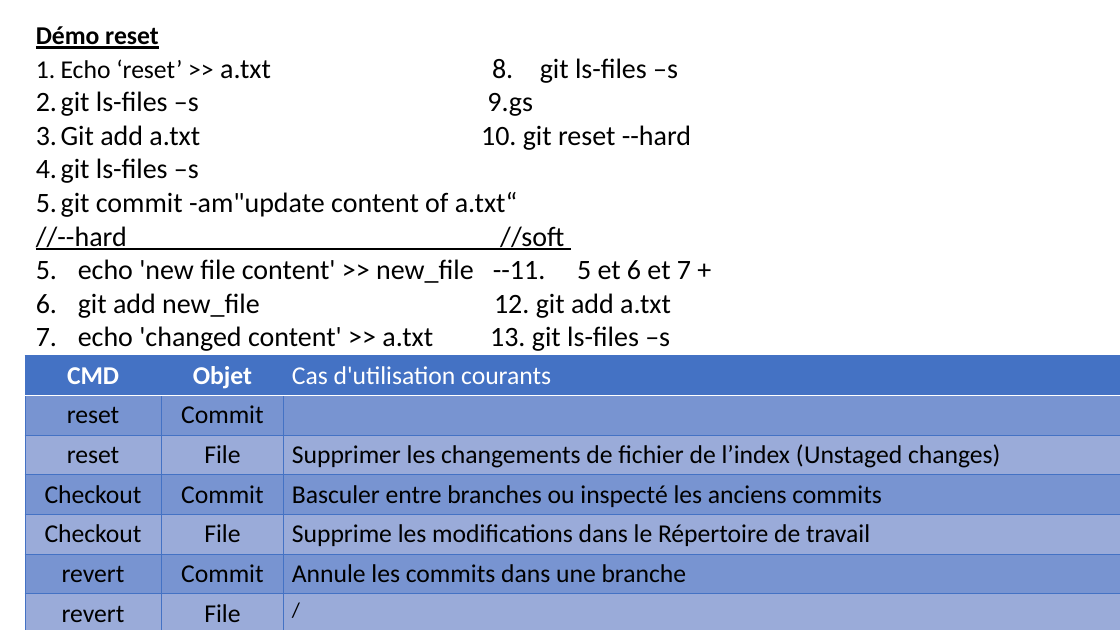
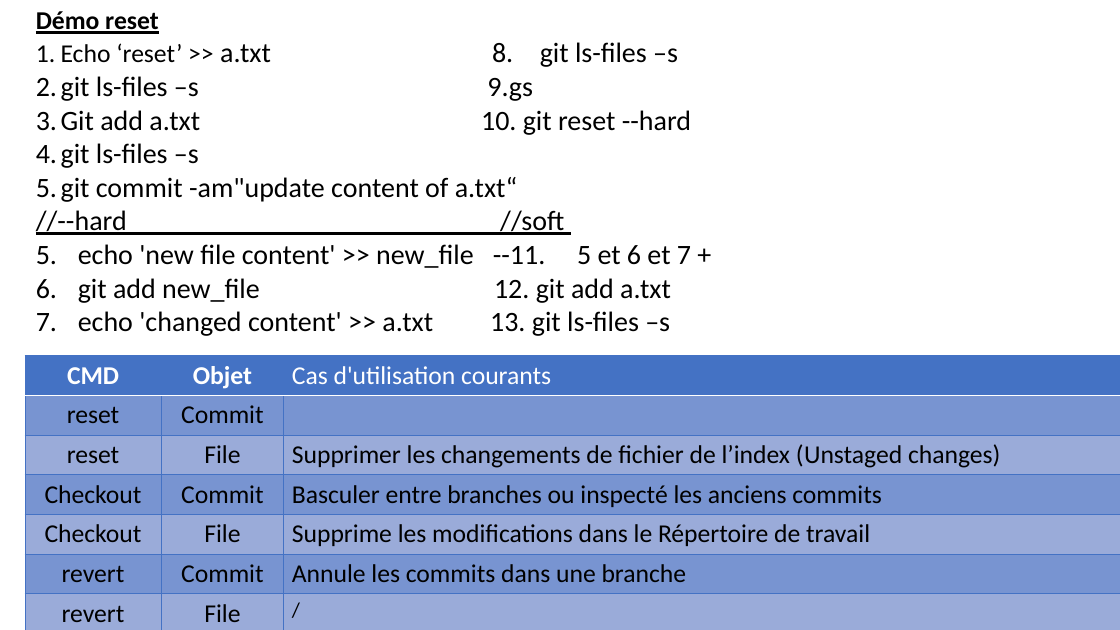
Before and after one commit to belakebiboussad/form, a slide deck: slide 34 of Formation Git.pptx (slide 33 before the commit). Drawn at 1120x630 pixels with LibreOffice and Linux fonts; fonts in the diff are those of the drawing. Boxes give left, top, right and bottom in pixels: in the first picture for what was removed or moved away, otherwise in the second. Text is boxed around its words. In the diff, an @@ line names an element or a change of style, - is before the commit and + after.

```diff
--- a/Formation Git.pptx
+++ b/Formation Git.pptx
@@ text "Démo reset": place and size @@
-text "Démo reset" at bbox=[36, 26, 691, 351]
+text "Démo reset" at bbox=[36, 11, 691, 336]
```
Also in this commit, not shown: 6 other slides changed, 1 slide added, 2 slides removed, 1 other file.
